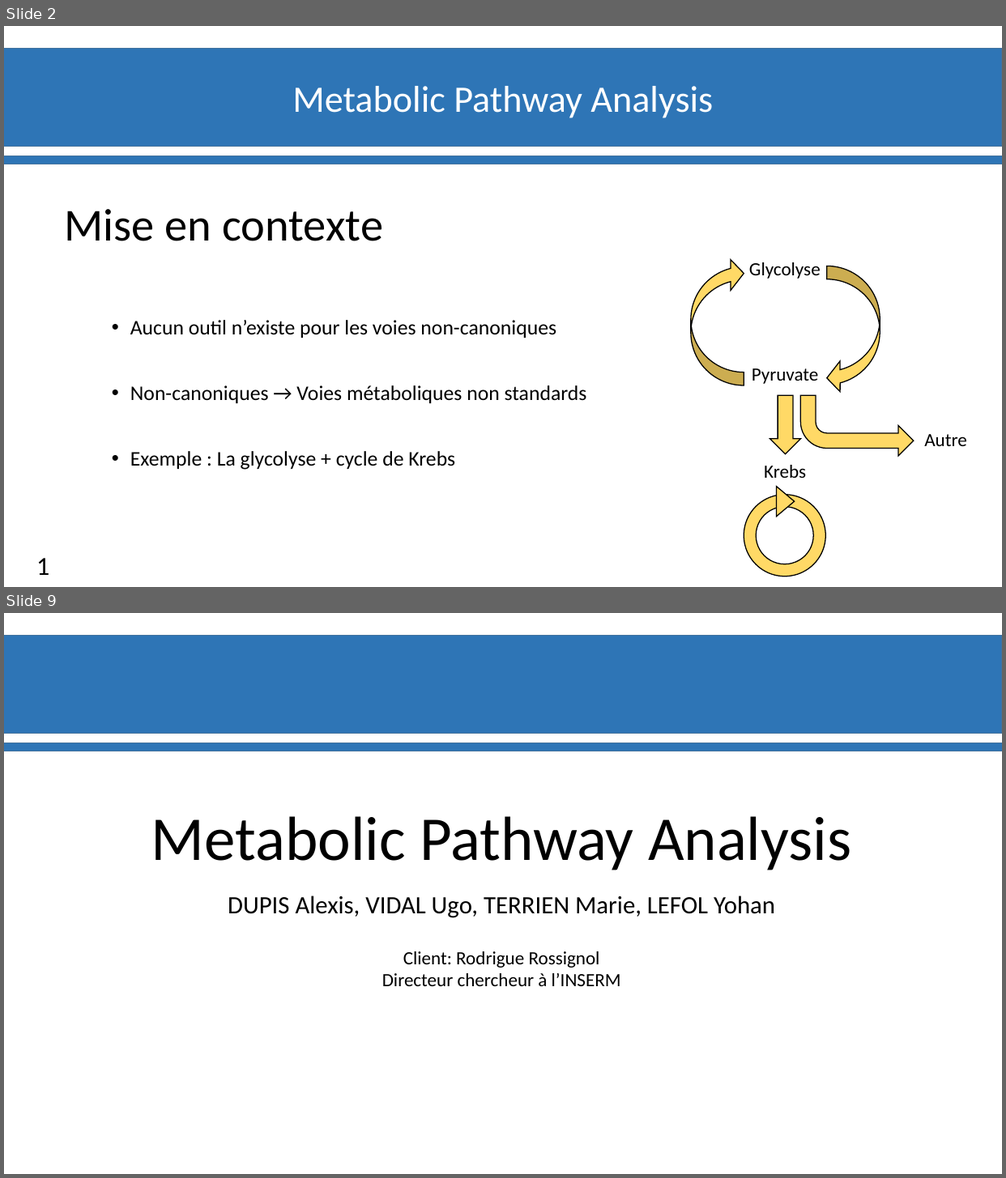
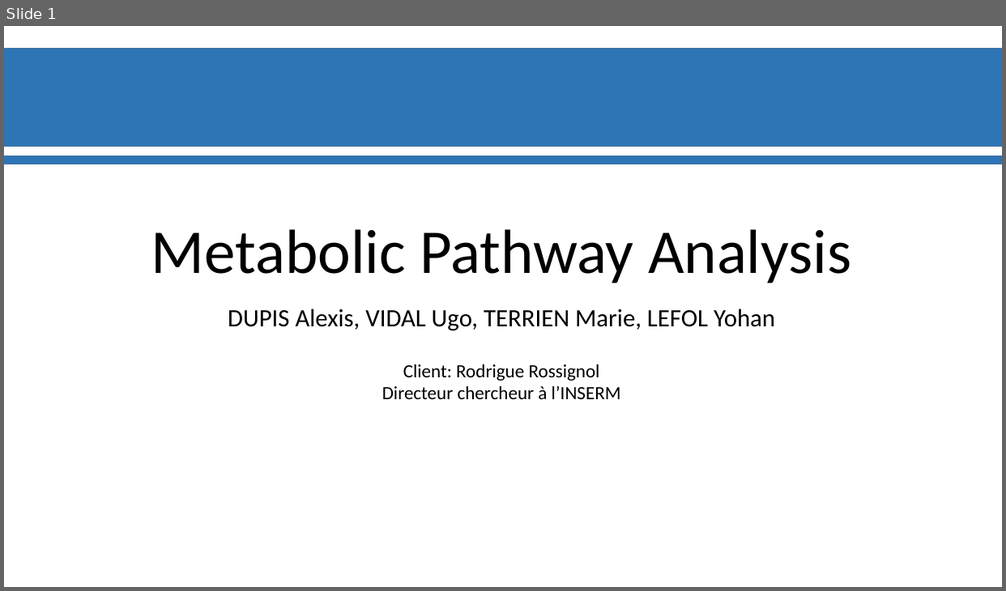
Before and after one commit to Ylefol/projet-INSERM_V5, a slide deck: Slides/Diapos_Suivit_projet.pptx. Shown one above the other, each under a label of ours: slides 2 and 9 before the commit, slide 1 after it; the slides between them are not shown. The pictures are 1006x1178 and 1006x591 pixels, drawn with LibreOffice and Linux fonts; fonts in the diff are those of the drawing; background and template pictures are left out. Boxes give left, top, right and bottom in pixels: in the first picture for what was removed or moved away, otherwise in the second. Text is boxed around its words. In the diff, an @@ line names an element or a change of style, - is before the commit and + after.

```diff
--- a/Slides/Diapos_Suivit_projet.pptx
+++ b/Slides/Diapos_Suivit_projet.pptx
@@ slide 2 removed at (4, 26, 1002, 587), background #FFFFFF; not listed: 2 template elements that a slide beside it also shows @@
@@ text removed at (292, 86, 713, 118) @@
-Metabolic Pathway Analysis
@@ text removed at (65, 209, 383, 241) @@
-Mise en contexte
@@ curved left arrow removed at (691, 258, 744, 386) @@
@@ text removed at (749, 263, 820, 279) @@
-Glycolyse
@@ curved left arrow removed at (827, 267, 880, 394) @@
@@ text removed at (130, 320, 587, 470) @@
-• Aucun outil n’existe pour les voies non-canoniques
-• Non-canoniques → Voies métaboliques non standards
-• Exemple : La glycolyse + cycle de Krebs
@@ text removed at (752, 369, 819, 384) @@
-Pyruvate
@@ right arrow removed at (770, 396, 801, 454) @@
@@ bent arrow removed at (800, 396, 914, 456) @@
@@ text removed at (924, 434, 966, 446) @@
-Autre
@@ text removed at (764, 465, 806, 478) @@
-Krebs
@@ triangle removed at (777, 486, 795, 516) @@
@@ donut removed at (744, 495, 825, 576) @@
@@ page number removed at (36, 558, 49, 575) @@
-1
@@ what was slide 9 is now slide 1 @@
```
Also in this commit, not shown: 2 slides changed, 7 other slides removed, 1 other file.
